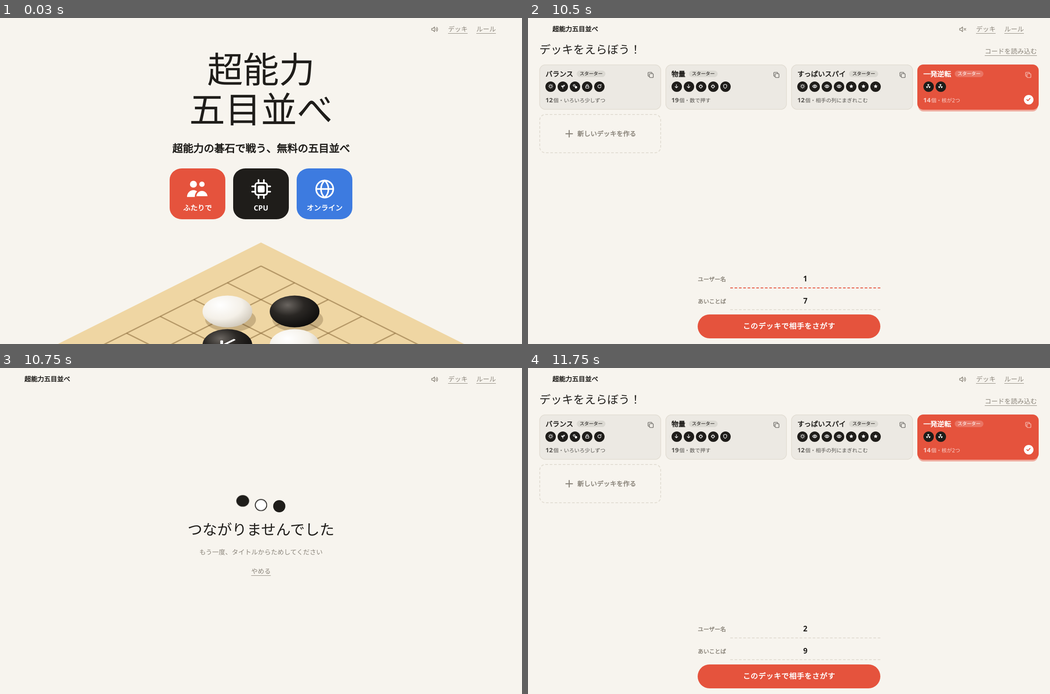
Above: before the commit, frames 1-4 (two rows, left to right).
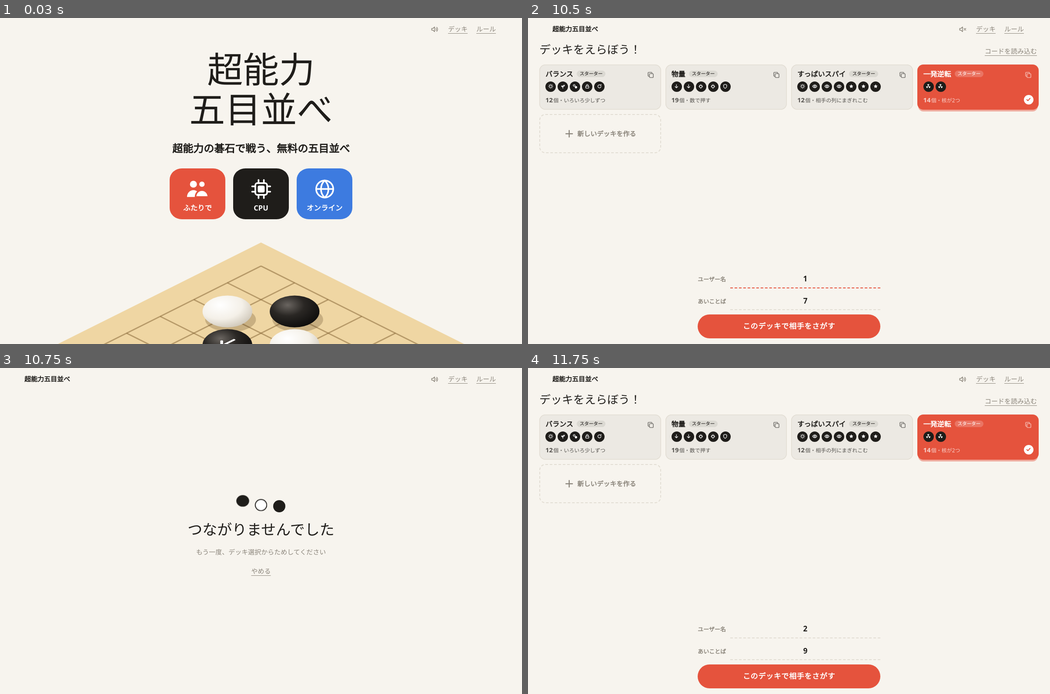
Above: after the commit, the same moments.

Repository: Mori-kamiyama/special-gomoku
Game: browser game, page index.html
Same seed, same stepped clock (60 frames per second), same inputs: the game is played once before the commit and once after it. When the page shows a pop-up message, it is drawn as a white box for half a second while everything else waits; a line starting with > is the answer the replay typed.
Inputs (mouse positions are in pixels of both pictures, inside the frame that each line leads up to):
- Up to frame 1 (0.03 s): no input
- Up to frame 2 (10.5 s): click (789, 343) at 0.27 s; click (528, 265) at 1.07 s; click "ルール" at 1.17 s; click (789, 181) at 1.5 s; click (528, 343) at 1.57 s; click "効果音" at 1.83 s; click (632, 343) at 2.07 s; click "デッキ" at 2.17 s; click (726, 86) at 2.5 s; click (559, 181) at 2.57 s; click (595, 167) at 2.83 s; click (893, 233) at 3.07 s; click "早送り 盤の時限爆弾と増殖を、2手ぶん進める" at 3.17 s; click (841, 233) at 3.5 s; click (909, 213) at 3.57 s; click (820, 272) at 3.83 s; click (935, 223) at 4.07 s; click (621, 60) at 4.17 s; type "1" at 4.17 s; tap Enter at 4.2, 8.2, 9.2, 9.53, 10.2 s; click "＋" at 4.5 s; click (929, 226) at 4.57 s; click (862, 47) at 4.83 s; click "超能力五目並べ" at 5 s; click (987, 343) at 5.07 s; click "オンライン" at 5.17 s; click (851, 190) at 5.5 s; click (961, 24) at 5.57 s; click "すっぱいスパイをコピー" at 5.83 s; click (898, 73) at 6.07 s; click "一発逆転をコピー" at 6.17 s; click (601, 86) at 6.5 s; click (966, 27) at 6.57 s; click "物量をコピー" at 6.83 s; click (778, 73) at 7.07 s; click "バランスをコピー" at 7.17 s; click (851, 86) at 7.5 s; click (966, 27) at 7.57 s; click (976, 86) at 7.83 s; click (966, 27) at 8.07 s; click (804, 301) at 8.17 s; type "2" at 8.17 s; click "＋ 新しいデッキを作る" at 8.5 s; click (554, 181) at 8.57 s; click (789, 340) at 8.83 s; click "もどる" at 9 s; click (956, 27) at 9.07 s; click (804, 301) at 9.17 s; type "10" at 9.17 s; click (804, 301) at 9.5 s; type "7" at 9.5 s; click (961, 27) at 9.57 s; click "コードを読み込む" at 9.83 s; click (961, 31) at 10.07 s; click (804, 278) at 10.17 s; type "1" at 10.17 s
- Up to frame 3 (10.75 s): click "このデッキで相手をさがす" at 10.5 s; click (438, 381) at 10.57 s
- Up to frame 4 (11.75 s): click "やめる" at 10.83 s; click (966, 381) at 11.07 s; click (804, 628) at 11.17 s; type "2" at 11.17 s; tap Enter at 11.2, 11.53 s; click (804, 651) at 11.5 s; type "9" at 11.5 s; click (961, 381) at 11.57 s

Frames 1-2 are identical in both runs. In frame 3, 0.2% of the frame differs, in the area x 37-63%, y 55-58%; in frame 4, nothing differs.

Commit message:
オンラインのもう一局で相手探しに戻る

Diff:
--- a/net.js
+++ b/net.js
@@ -2,7 +2,7 @@
 //   Net.find(onCount, word, rulesVersion) … 知らない人と当たる。見つかったら { isHost } を返す（誘った側がホスト）
 //   Net.send(type, data) / Net.on(type, fn) / Net.once(type, fn) … 相手との手のやり取り
 //   Net.onLeave(fn) … 相手との接続が切れたとき
-//   Net.finish() … 対局が終わったら、相手側の結果が確定するのを待って切断する
+//   Net.finish() … 対局が終わったら、相手側の結果を待って切断し、完了を返す
 //   Net.leave() … やめる（ロビーと対戦の部屋から抜ける）
 // 相手さがし：ロビーにいる人を ID の順に並べ、自分より ID が大きい空いている人だけを誘う（同時に誘い合わない）。
 // 誘いを受けた人は、誰も誘っていなければ受ける。決まったら、2人だけの部屋に移る。
@@ -40,9 +40,12 @@
   let lib = null;
   let lobby = null, match = null, timer = null;
   let matchTimer = null, finishTimer = null;
+  let finishPromise = null, resolveFinish = null;
+  let closingRooms = Promise.resolve();
   let searchId = 0;
   let sendMsg = null;
   const handlers = {};   // type → [fn]
+  const onceHandlers = new Set();
   const pending = {};    // 受け取る人がまだいない手（type → [data]）
   let leaveFn = null;
   let partner = null;
@@ -63,6 +66,15 @@
     let h = 2166136261;
     for (const ch of String(text)) { h ^= ch.codePointAt(0); h = Math.imul(h, 16777619); }
     return (h >>> 0).toString(36);
+  }
+
+  function closeRooms(rooms) {
+    const releases = [closingRooms];
+    for (const room of rooms) {
+      try { if (room) releases.push(room.leave()); } catch (e) { /* すでに抜けている */ }
+    }
+    closingRooms = Promise.allSettled(releases).then(() => {});
+    return closingRooms;
   }
 
   function cleanup() {
@@ -72,19 +84,25 @@
     clearTimeout(finishTimer); finishTimer = null;
     const rooms = [lobby, match];
     lobby = null; match = null; sendMsg = null; partner = null;
-    for (const room of rooms) {
-      try { room?.leave(); } catch (e) { /* すでに抜けている */ }
-    }
+    const closed = closeRooms(rooms);
     for (const k of Object.keys(pending)) delete pending[k];
+    for (const type of Object.keys(handlers)) handlers[type] = handlers[type].filter((fn) => !onceHandlers.has(fn));
+    onceHandlers.clear();
+    const finished = resolveFinish;
+    resolveFinish = null;
+    finishPromise = null;
+    if (finished) closed.then(finished);
+    return closed;
   }
 
   const Net = {
     // word（あいことば）を渡すと、同じあいことばの人だけが集まる部屋で相手をさがす（あいことばで中身も暗号にする）
     async find(onCount = () => {}, word = '', rulesVersion = 1) {
-      cleanup();
+      const closed = cleanup();
       const id = searchId;
       const { joinRoom, selfId } = await load();
       if (searchId === id) await loadIce();
+      await closed;
       if (searchId !== id) throw new DOMException('相手さがしを中止しました', 'AbortError');
       const roomConfig = config(rulesVersion);
       lobby = word ? joinRoom({ ...roomConfig, password: word }, `room-${hash(word)}`) : joinRoom(roomConfig, 'lobby');
@@ -131,7 +149,11 @@
           sendBusy({});
           partner = other;
           const roomId = isHost ? `m-${selfId}-${other}` : `m-${other}-${selfId}`;
-          setTimeout(() => { try { myLobby.leave(); } catch (e) { /* すでに抜けている */ } if (lobby === myLobby) lobby = null; }, 800);
+          setTimeout(() => {
+            if (lobby !== myLobby) return;
+            lobby = null;
+            closeRooms([myLobby]);
+          }, 800);
           const myMatch = match = joinRoom(roomConfig, roomId);
           const [send, get] = myMatch.makeAction('msg');
           sendMsg = send;
@@ -172,15 +194,23 @@
       if (waiting) { delete pending[type]; waiting.forEach((d) => fn(d)); }
     },
     once(type, fn) {
-      const wrap = (d) => { handlers[type] = handlers[type].filter((f) => f !== wrap); fn(d); };
+      const wrap = (d) => {
+        if (!onceHandlers.delete(wrap)) return;
+        handlers[type] = handlers[type].filter((f) => f !== wrap);
+        fn(d);
+      };
+      onceHandlers.add(wrap);
       Net.on(type, wrap);
     },
     onLeave(fn) { leaveFn = fn; },
     finish() {
-      if (!sendMsg || !partner || finishTimer !== null) return;
+      if (finishPromise) return finishPromise;
+      if (!sendMsg || !partner) return Promise.resolve();
       // 最後の手と同じ順序付きチャンネルで送り、双方が結果を表示できるまで待つ。
+      const finished = finishPromise = new Promise((resolve) => { resolveFinish = resolve; });
       finishTimer = setTimeout(cleanup, FINISH_TIMEOUT_MS);
       sendMsg({ t: 'finish', d: null }, partner).catch(() => {});
+      return finished;
     },
     leave() { cleanup(); },
   };
--- a/script.js
+++ b/script.js
@@ -1107,6 +1107,7 @@
 // ===== デッキをえらぶ =====
 // CPU と2人対戦では、黒と白のデッキをそれぞれ選ぶ
 function startSelect(mode = state.mode) {
+  if (state.phase === 'online') Net.leave();
   for (const d of document.querySelectorAll('dialog[open]')) d.close();
   state.mode = mode;
   state.phase = 'select';
@@ -1221,6 +1222,7 @@
   }
   state.myDeck = mine.deck;
   state.myDeckName = mine.name;
+  state.onlineWord = $('my-word').value.trim();
   startOnline();
 }
 
@@ -1800,8 +1802,8 @@
   const status = $('game-status');
   if (state.phase === 'end') {
     status.innerHTML = `<span class="status-text">${state.winner ? `${escapeHTML(playerName(state.winner))}の勝ち` : '引き分け'}</span>`
-      + '<button type="button" class="btn-primary btn-small" id="again-inline">もう一局</button>';
-    $('again-inline').addEventListener('click', () => (state.mode === 'online' ? backToTitle(true) : startGame()));
+      + `<button type="button" class="btn-primary btn-small" id="again-inline"${state.busy ? ' disabled' : ''}>もう一局</button>`;
+    $('again-inline').addEventListener('click', playAgain);
   } else {
     const choose = !selectedCard() && !notMine(state.turn);
     const hint = state.chainTurn === state.turn ? 'ただの石だけ置ける' : choose ? '手札から碁石を選ぶ' : '';
@@ -1948,7 +1950,7 @@
   renderGame();
   if (state.phase === 'end') {
     state.queued = null;
-    if (state.mode === 'online') Net.finish();
+    if (state.mode === 'online') state.onlineFinish = Net.finish();
     showResult(color);
     return;
   }
@@ -2049,22 +2051,39 @@
   }).join('');
 }
 
+function playAgain() {
+  if (state.phase !== 'end' || state.busy) return;
+  if (state.mode === 'online') startOnline();
+  else startGame();
+}
+
 // ===== オンライン対戦：相手をさがして、始める =====
 // 知らない人と当たる。ロビーで相手が見つかったら、ホスト（誘った側）が種と色を決めて送る
 async function startOnline() {
+  const search = {};
+  state.onlineSearch = search;
+  const current = () => state.phase === 'online' && state.onlineSearch === search;
+  for (const d of document.querySelectorAll('dialog[open]')) d.close();
   state.phase = 'online';
   state.mode = 'online';
+  state.remoteQueue = [];
+  state.logs = [];
   showScreen('online');
-  $('online-title').textContent = '対戦相手をさがしています';
+  const word = state.onlineWord || '';
+  $('online-title').textContent = word ? `あいことば「${word}」で待っています` : '対戦相手をさがしています';
   $('online-sub').textContent = 'つないでいます…';
   try {
-    const word = ($('my-word').value || '').trim();
-    if (word) $('online-title').textContent = `あいことば「${word}」で待っています`;
+    // 勝敗を見た側が先に押しても、相手に最終手が届くまでは前の接続を残す。
+    const previous = state.onlineFinish;
+    state.onlineFinish = null;
+    if (previous) await previous;
+    if (!current()) return;
     const { isHost } = await Net.find((n) => {
+      if (!current()) return;
       $('online-sub').textContent = word ? (n > 0 ? '相手が来ました。つないでいます…' : '同じあいことばの相手を待っています')
         : n > 0 ? `いま、ほかに ${n}人がさがしています` : 'ほかにさがしている人を待っています';
     }, word, RULES_VERSION);
-    if (state.phase !== 'online') return; // やめるが押された
+    if (!current()) return;
     $('online-title').textContent = '見つかりました！';
     $('online-sub').textContent = '';
     if (isHost) {
@@ -2072,30 +2091,30 @@
       const myColor = Math.random() < 0.5 ? 'b' : 'w';
       Net.send('start', { seed, guestColor: other(myColor) });
       Net.send('deck', { deck: state.myDeck, name: state.myDeckName, player: state.myName });
-      beginOnline(seed, myColor);
+      beginOnline(seed, myColor, current);
     } else {
       Net.send('deck', { deck: state.myDeck, name: state.myDeckName, player: state.myName });
-      Net.once('start', (d) => beginOnline(d.seed, d.guestColor));
+      Net.once('start', (d) => beginOnline(d.seed, d.guestColor, current));
     }
   } catch (err) {
-    if (err.name === 'AbortError' || state.phase !== 'online') return;
+    if (err.name === 'AbortError' || !current()) return;
     $('online-title').textContent = 'つながりませんでした';
-    $('online-sub').textContent = 'もう一度、タイトルからためしてください';
+    $('online-sub').textContent = 'もう一度、デッキ選択からためしてください';
   }
 }
 
 // 相手のデッキが届いたら始める（両方の画面で、同じ種から同じ袋を作る）
-function beginOnline(seed, myColor) {
-  if (state.phase !== 'online') return;
+function beginOnline(seed, myColor, current) {
+  if (!current()) return;
   state.myColor = myColor;
   Net.once('deck', (d) => {
-    if (state.phase !== 'online') return;
+    if (!current()) return;
     state.mode = 'online';
     state.decks = { [myColor]: state.myDeck, [other(myColor)]: sanitizeDeck(d.deck) };
     state.deckNames = { [myColor]: state.myDeckName, [other(myColor)]: cleanName(d.name) || '相手のデッキ' };
     state.opponentName = cleanName(d.player) || NO_NAME;
     $('online-sub').textContent = `相手：${state.opponentName}`;
-    setTimeout(() => startGame(seed), 900);
+    setTimeout(() => { if (current()) startGame(seed); }, 900);
   });
 }
 
@@ -2243,17 +2262,18 @@
   });
   $('deck-name').addEventListener('input', () => { state.build.dirty = true; });
   $('deck-starters').addEventListener('click', (e) => { const b = e.target.closest('.starter'); if (b) loadTemplate(b.dataset.id); });
-  $('online-cancel').addEventListener('click', () => { Net.leave(); startSelect('online'); });
+  $('online-cancel').addEventListener('click', () => startSelect('online'));
   Net.on('move', (d) => onRemote('move', d));
   Net.onLeave(() => {
     if (state.mode !== 'online' || state.phase !== 'play') return;
     state.phase = 'end';
     state.busy = false;
+    renderStatus();
     $('result-text').textContent = '接続が切れました';
     $('result-sub').textContent = '相手との接続が切れました';
     $('result-dialog').showModal();
   });
-  $('again-btn').addEventListener('click', () => (state.mode === 'online' ? backToTitle(true) : startGame()));
+  $('again-btn').addEventListener('click', playAgain);
   renderTitleArt();
   $('look-btn').addEventListener('click', () => $('result-dialog').close());
   $('deck-again').addEventListener('click', () => startSelect(state.mode));
